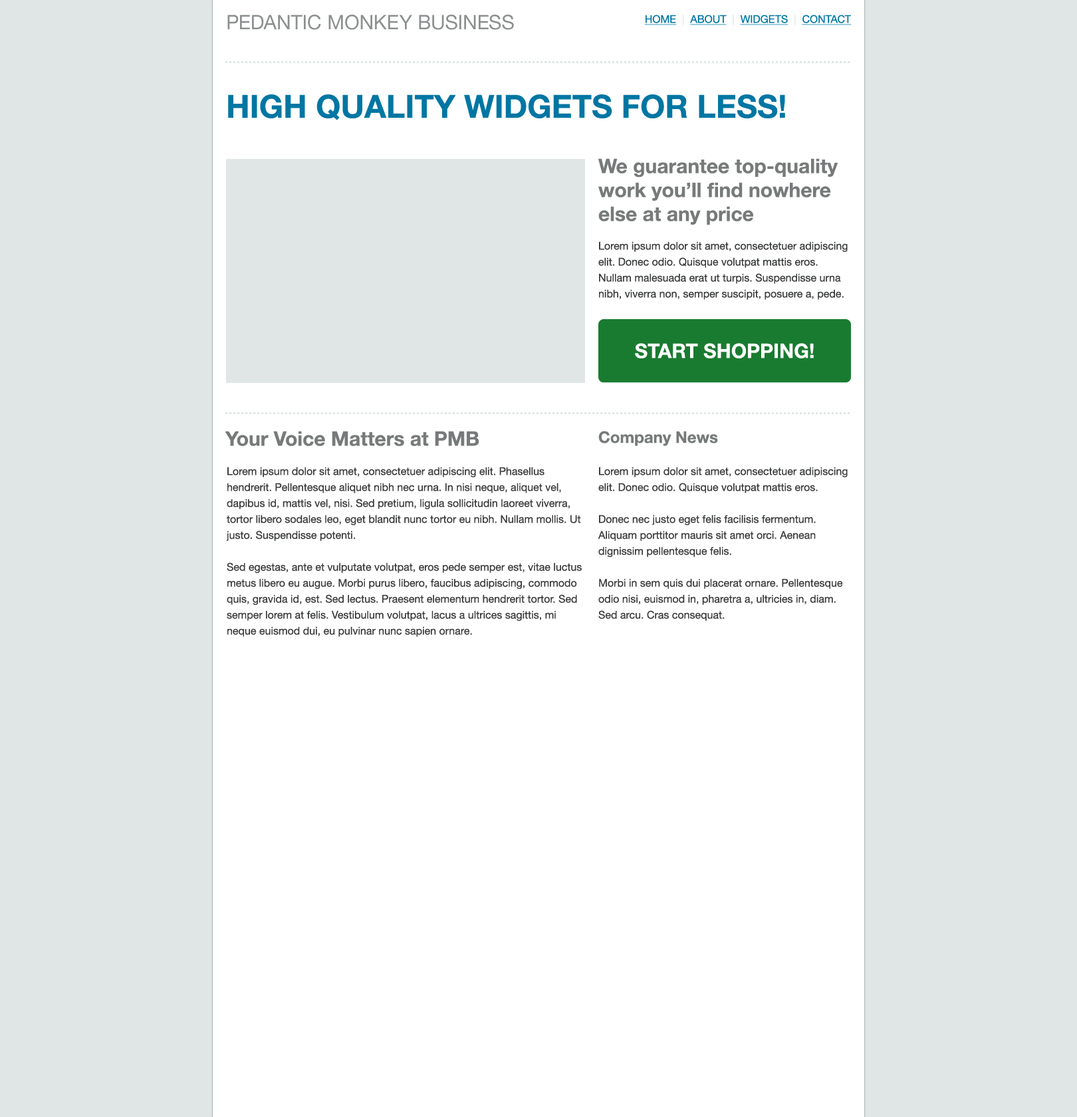
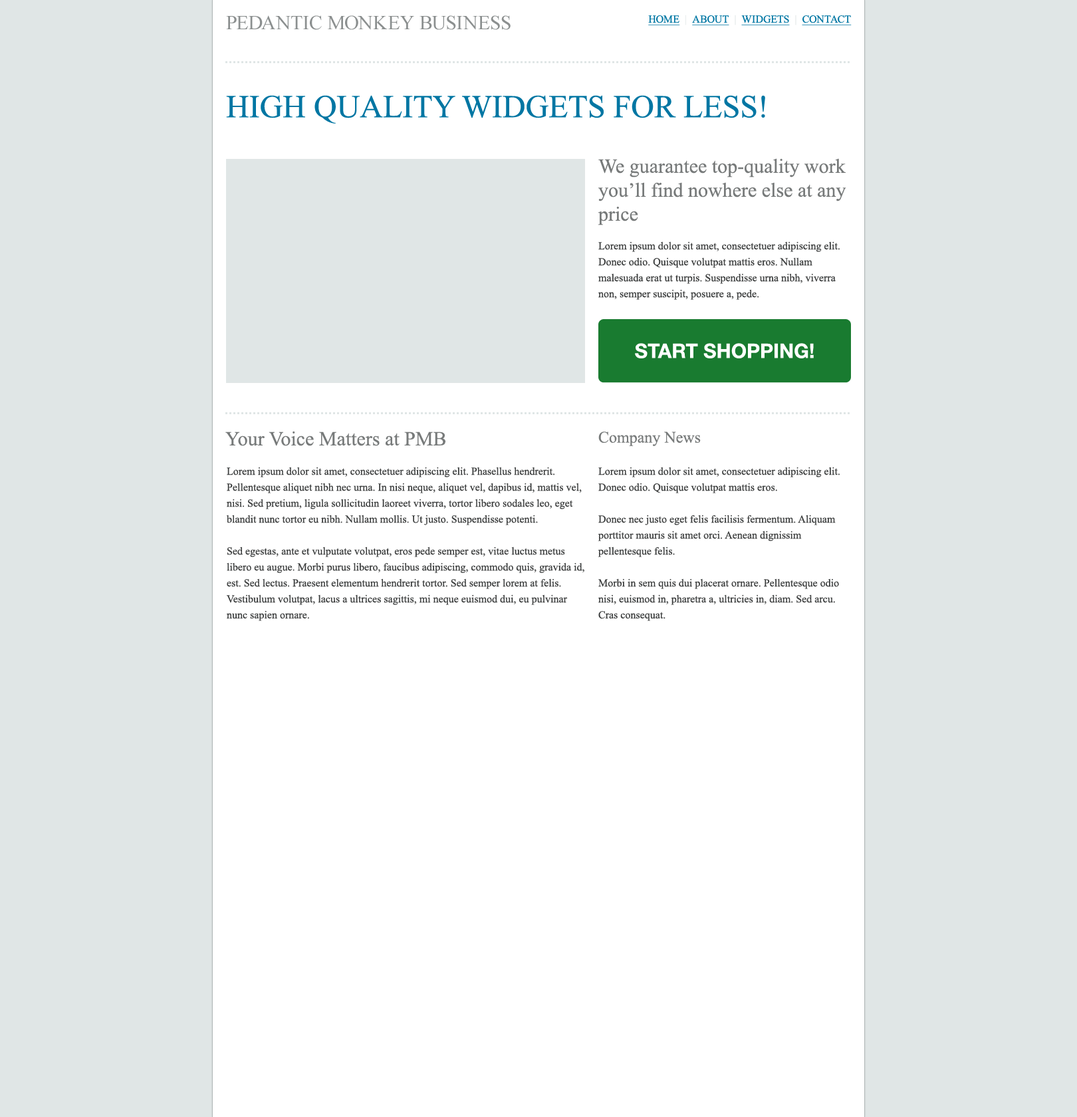
The second 1077 × 1117 image is a revision of the first. Changes to its layers:
painted on "Lorem ipsum dolor sit amet, consectetuer adipiscing elit. Donec" (1st of 2, in "Text") over [597, 466, 848, 622]
painted on "Company News" over [598, 430, 719, 447]
painted on "Lorem ipsum dolor sit amet, consectetuer adipiscing elit. Phase" over [226, 466, 585, 638]
painted on "Your Voice Matters at PMB" over [224, 430, 480, 447]
painted on "Lorem ipsum dolor sit amet, consectetuer adipiscing elit. Donec" (2nd of 2, in "Text") over [598, 241, 848, 300]
painted on "We guarantee top-quality work you’ll find nowhere else at any p" over [597, 158, 847, 226]
painted on "HIGH QUALITY WIDGETS FOR LESS!" over [226, 94, 786, 124]
painted on "HOME | ABOUT | WIDGETS | CONTACT" over [644, 13, 852, 26]
painted on "PEDANTIC MONKEY BUSINESS" over [226, 14, 515, 30]
